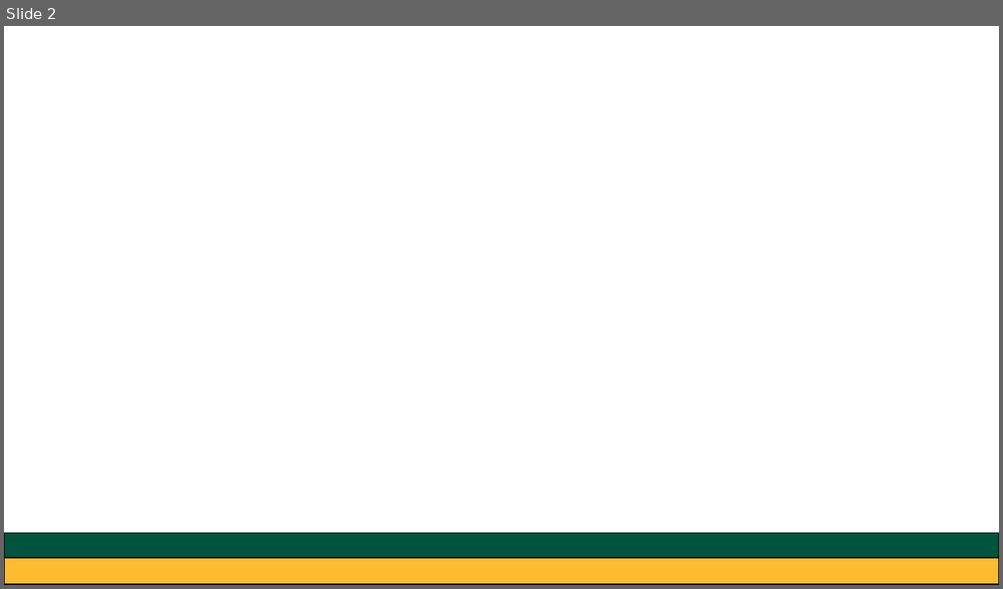
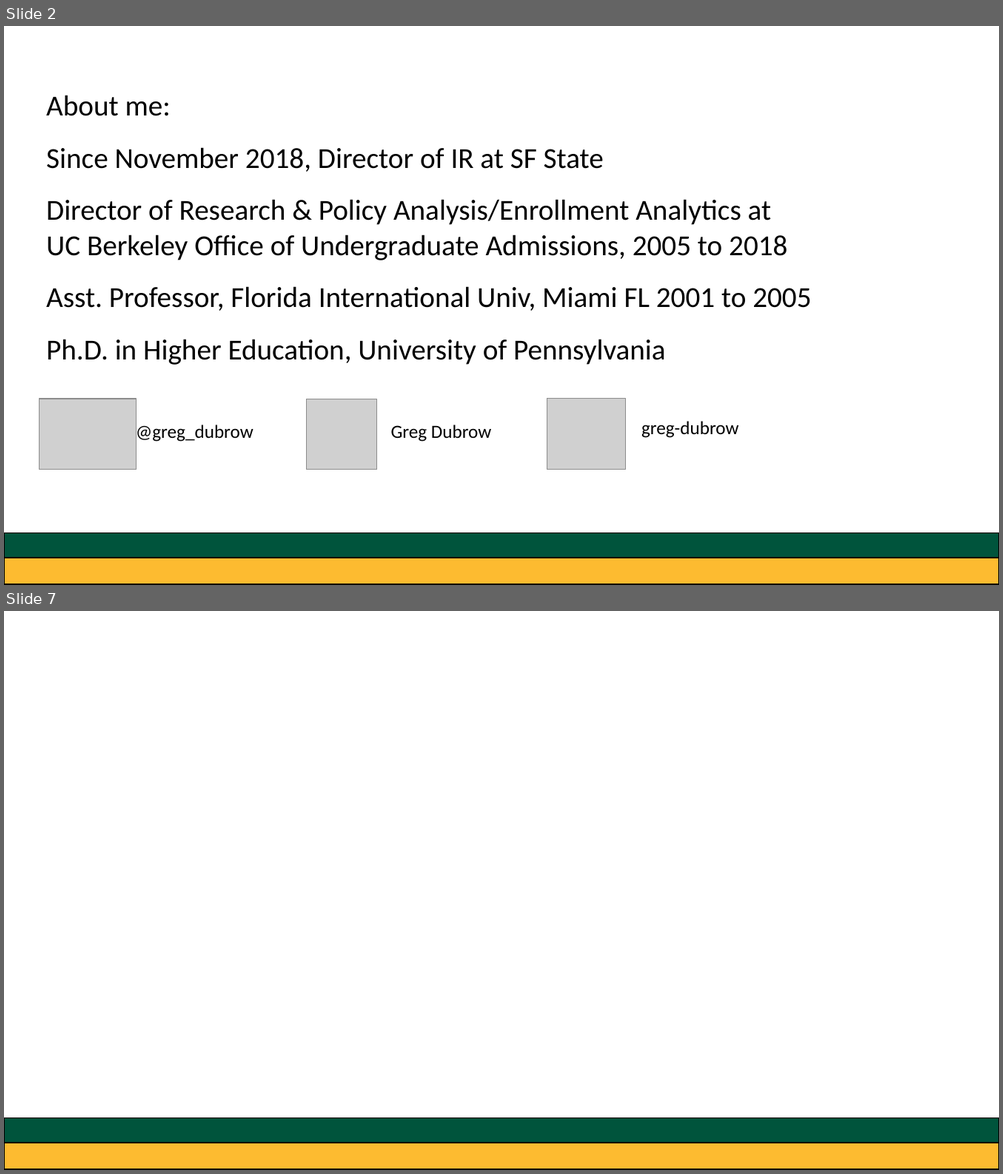
Before and after one commit to greg-dubrow/USF-talk-February-2020, a slide deck: usf_presentation_0220_gdubrow.pptx. Shown one above the other, each under a label of ours: slide 2 before the commit, slides 2 and 7 after it; the slides between them are not shown. The pictures are 1003x589 and 1003x1174 pixels, drawn with LibreOffice and Linux fonts; fonts in the diff are those of the drawing; grey boxes stand for pictures. Boxes give left, top, right and bottom in pixels: in the first picture for what was removed or moved away, otherwise in the second. Text is boxed around its words. In the diff, an @@ line names an element or a change of style, - is before the commit and + after.

```diff
--- a/usf_presentation_0220_gdubrow.pptx
+++ b/usf_presentation_0220_gdubrow.pptx
@@ slide 2 added at bbox=[4, 26, 999, 585], background #FFFFFF @@
@@ text added at bbox=[46, 95, 811, 365], 28 pt, text #000000 @@
+About me:
+Since November 2018, Director of IR at SF State
+Director of Research & Policy Analysis/Enrollment Analytics at
+UC Berkeley Office of Undergraduate Admissions, 2005 to 2018
+Asst. Professor, Florida International Univ, Miami FL 2001 to 2005
+Ph.D. in Higher Education, University of Pennsylvania
@@ picture added at bbox=[39, 399, 136, 470] @@
@@ picture added at bbox=[306, 399, 377, 470] @@
@@ picture added at bbox=[546, 399, 625, 470] @@
@@ text added at bbox=[136, 423, 253, 443], 18 pt, text #000000 @@
+@greg_dubrow
@@ text added at bbox=[391, 425, 491, 442], 18 pt, text #000000 @@
+Greg Dubrow
@@ text added at bbox=[641, 421, 739, 438], 18 pt, text #000000 @@
+greg-dubrow
@@ rectangle added at bbox=[4, 534, 999, 558], fill #00543C, outline #000000 1 pt @@
@@ rectangle added at bbox=[4, 551, 999, 585], fill #FDBB30, outline #000000 1 pt @@
@@ what was slide 2 is now slide 7 @@
```
Also in this commit, not shown: 1 slide changed, 11 other slides added, 6 other files.
